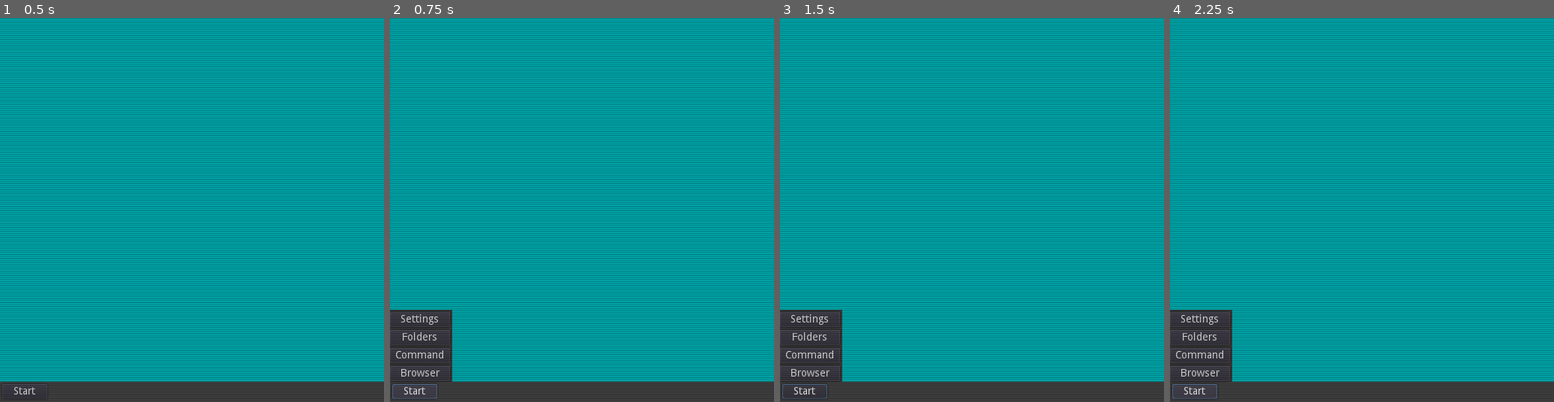
Above: before the commit, frames 1-4 (left to right).
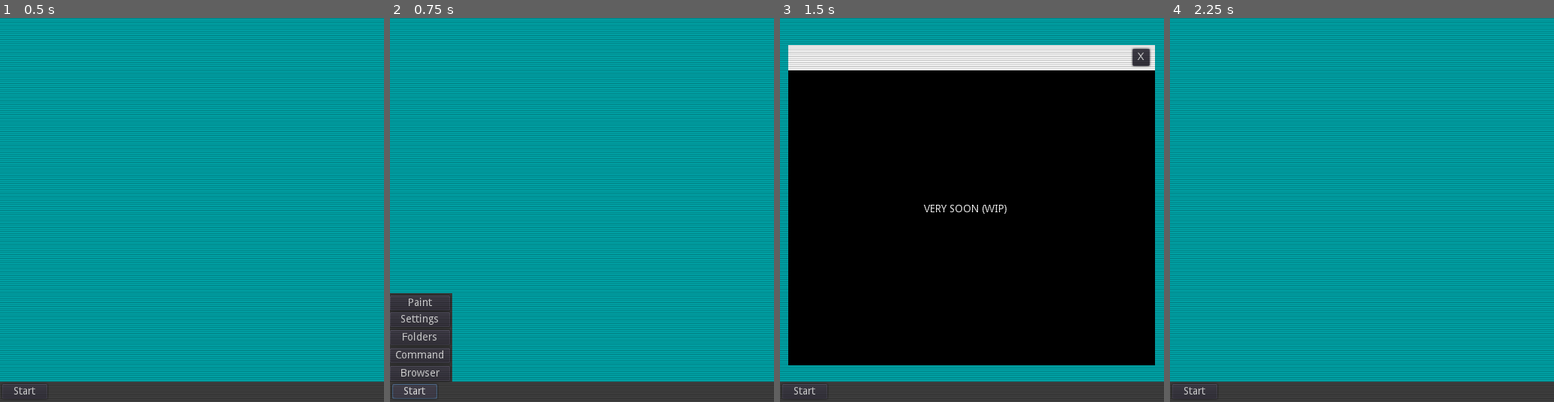
Above: after the commit, the same moments.

Repository: soykhaler/tinyComputer
Game: Godot game, scene res://main.tscn
The game is run twice, just before and just after one commit, with the same random seed, the same clock (stepped at 60 frames per second) and the same inputs.
Inputs (mouse positions are in pixels of both pictures, inside the frame that each line leads up to):
- Up to frame 1 (0.5 s): no input
- Up to frame 2 (0.75 s): click "Start" at 0.5 s
- Up to frame 3 (1.5 s): click (810, 302) at 1.25 s, where only the run after the commit has a clickable "Paint"
- Up to frame 4 (2.25 s): click "Start" (after the commit: "X") at 2 s

Frame 1 is identical in both runs. In frame 2, 0.7% of the frame differs, in the area x 0-17%, y 71-76%; in frame 3, 81%, in the area x 0-98%, y 7-100%; in frame 4, 3.1%.

Commit message:
commit tinypixelart embed

Diff:
--- /dev/null
+++ b/Canva.gd
@@ -0,0 +1,39 @@
+extends Node2D
+var image = Image.new()
+var brush_color = Color(1, 1, 1, 1)
+var texture = ImageTexture.new()
+var eraser_mode = false
+var mouse_down = false
+func _ready():
+	image.create(16, 16, false, Image.FORMAT_RGBA8)
+	image.fill(Color(0, 0, 0, 0))
+	image.lock()
+	texture.create_from_image(image)
+	texture.flags = texture.flags & ~Texture.FLAG_FILTER
+func _draw():
+		var scale_factor = 8
+		var canvas_size = texture.get_size() * scale_factor
+		var canvas_position = (get_viewport_rect().size - canvas_size) / 2
+		draw_texture_rect(texture, Rect2(canvas_position, canvas_size), false)
+func _draw_pixel_at_mouse_position():
+			var scale_factor = 8
+			var canvas_size = texture.get_size() * scale_factor
+			var canvas_position = (get_viewport_rect().size - canvas_size) / 2
+			var pos = (get_local_mouse_position() - canvas_position) / scale_factor
+			if pos.x >= 0 and pos.x < image.get_width() and pos.y >= 0 and pos.y < image.get_height():
+				image.lock()
+				if eraser_mode:
+					image.set_pixelv(pos.floor(), Color(0, 0, 0, 0))
+				else:
+					image.set_pixelv(pos.floor(), brush_color)
+				texture.set_data(image)
+				update()
+func _input(event):
+	if event is InputEventMouseButton:
+		if event.button_index == BUTTON_LEFT:
+			mouse_down = event.pressed
+			if mouse_down:
+				_draw_pixel_at_mouse_position()
+	elif event is InputEventMouseMotion:
+		if mouse_down:
+			_draw_pixel_at_mouse_position()
--- /dev/null
+++ b/TinyPixelArt.gd
@@ -0,0 +1,6 @@
+extends Control
+func _ready():
+	core.bootSound()
+	pass
+func Close():
+	queue_free()
--- /dev/null
+++ b/TinyPixelArt.tscn
@@ -0,0 +1,37 @@
+[gd_scene load_steps=2 format=2]
+
+[ext_resource path="res://TinyPixelArt.gd" type="Script" id=2]
+
+[node name="Control" type="Control"]
+script = ExtResource( 2 )
+
+[node name="ColorRect" type="ColorRect" parent="."]
+margin_left = 11.0
+margin_top = 36.0
+margin_right = 500.0
+margin_bottom = 463.0
+rect_pivot_offset = Vector2( -417, -67 )
+color = Color( 0, 0, 0, 1 )
+
+[node name="ColorRect2" type="ColorRect" parent="."]
+margin_left = 11.0
+margin_top = 36.0
+margin_right = 500.0
+margin_bottom = 70.0
+rect_pivot_offset = Vector2( -417, -67 )
+
+[node name="Button" type="Button" parent="."]
+margin_left = 470.0
+margin_top = 41.0
+margin_right = 493.0
+margin_bottom = 64.0
+text = "X"
+
+[node name="Label" type="Label" parent="."]
+margin_left = 192.0
+margin_top = 248.0
+margin_right = 303.0
+margin_bottom = 262.0
+text = "VERY SOON (WIP)"
+
+[connection signal="pressed" from="Button" to="." method="Close"]
--- a/main.gd
+++ b/main.gd
@@ -1,6 +1,5 @@
 extends Control
 func _ready():
-	core.showMessage("System Loaded Successful")
 	HideStartMenu()
 func _on_Button_pressed():
 	StartMenu()
@@ -26,5 +25,11 @@
 	HideMenu()
 	core.displayAlert("Browser Tab \nAvailable very soon")
 	core.soundBeep(0.6)
+func _on_paint_pressed():
+	HideMenu()
+	var pixel_editor = preload("res://TinyPixelArt.tscn")
+	var editor = pixel_editor.instance()
+	add_child(editor)
+	core.soundBeep(0.4)
 func HideStartMenu():
 	$StartMenu.visible = false;
--- a/main.tscn
+++ b/main.tscn
@@ -54,7 +54,7 @@
 margin_bottom = 40.0
 
 [node name="ColorRect3" type="ColorRect" parent="StartMenu"]
-margin_top = 389.0
+margin_top = 367.0
 margin_right = 83.0
 margin_bottom = 485.0
 color = Color( 0.239216, 0.239216, 0.239216, 1 )
@@ -83,6 +83,12 @@
 margin_bottom = 412.0
 text = "Settings"
 
+[node name="Paint" type="Button" parent="StartMenu"]
+margin_top = 370.0
+margin_right = 80.0
+margin_bottom = 390.0
+text = "Paint"
+
 [node name="beep" type="AudioStreamPlayer" parent="."]
 stream = ExtResource( 3 )
 volume_db = -5.243
@@ -93,3 +99,4 @@
 [connection signal="pressed" from="StartMenu/Command" to="." method="_on_Command_pressed"]
 [connection signal="pressed" from="StartMenu/Folders" to="." method="_on_Folders_pressed"]
 [connection signal="pressed" from="StartMenu/Settings" to="." method="_on_Settings_pressed"]
+[connection signal="pressed" from="StartMenu/Paint" to="." method="_on_paint_pressed"]
Binary file added: 16_image.png
Not shown, added: 16_image.png.import
Binary file added: tinypixelart.png
Not shown, added: tinypixelart.png.import
